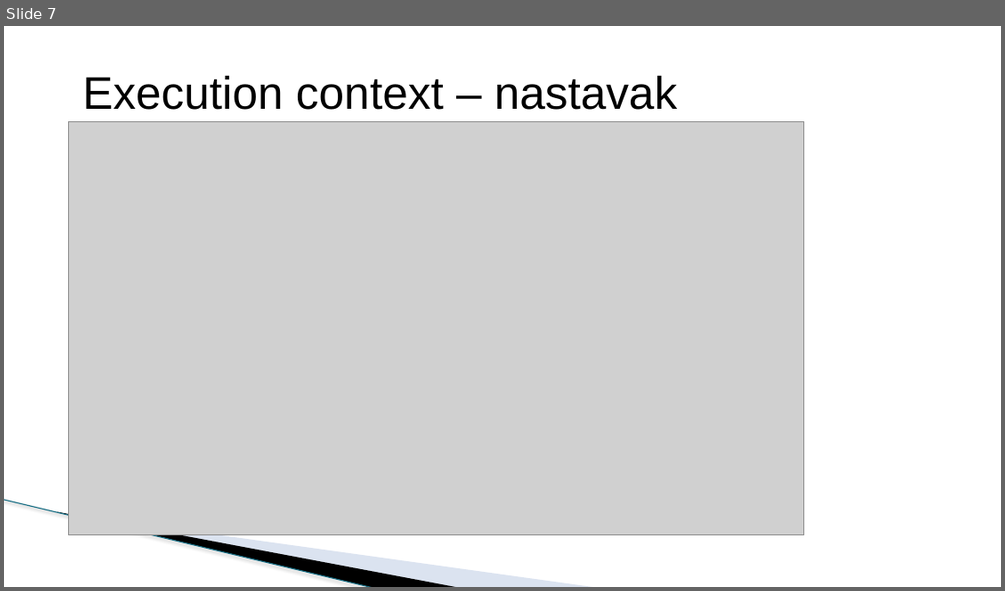
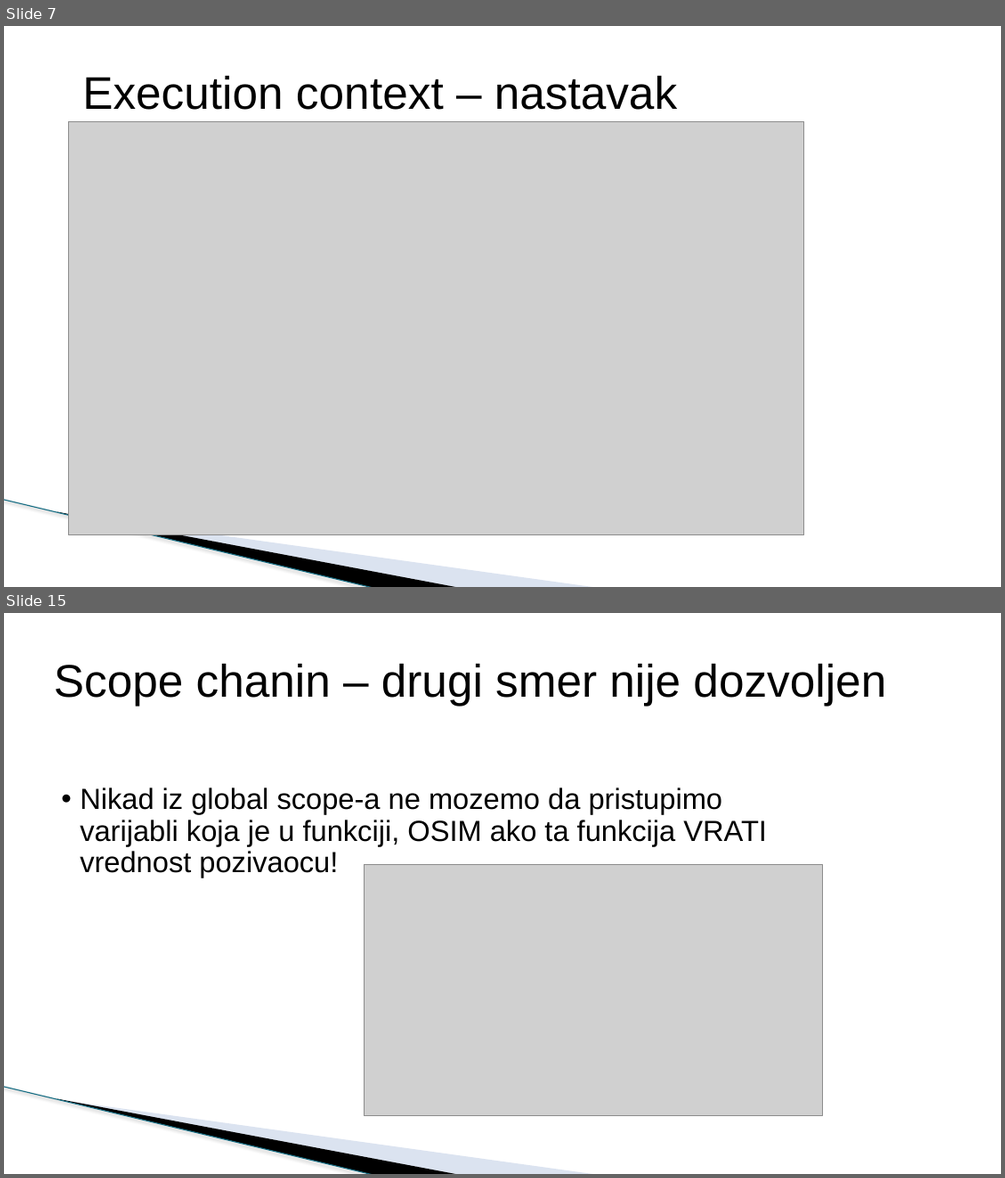
Before and after one commit to todalexcode/kurs-front-end, a slide deck: sesija-09/PPT/Front-End Developer-09.pptx. Shown one above the other, each under a label of ours: slide 7 before the commit, slides 7 and 15 after it; the slides between them are not shown. The pictures are 1005x591 and 1005x1178 pixels, drawn with LibreOffice and Linux fonts; fonts in the diff are those of the drawing; grey boxes stand for pictures; background and template pictures are left out. Boxes give left, top, right and bottom in pixels: in the first picture for what was removed or moved away, otherwise in the second. Text is boxed around its words. In the diff, an @@ line names an element or a change of style, - is before the commit and + after.

```diff
--- a/sesija-09/PPT/Front-End Developer-09.pptx
+++ b/sesija-09/PPT/Front-End Developer-09.pptx
@@ slide 15 added at <box>4,613,1001,1174</box>, background #FFFFFF; not listed: 3 template elements that a slide beside it also shows @@
@@ title added at <box>54,663,886,706</box>, 44 pt, text #000000 @@
+Scope chanin – drugi smer nije dozvoljen
@@ text added at <box>80,787,767,877</box>, 28 pt, text #000000 @@
+• Nikad iz global scope-a ne mozemo da pristupimo varijabli koja je u funkciji, OSIM ako ta funkcija VRATI vrednost pozivaocu!
@@ picture added at <box>364,865,822,1116</box> @@
```
Also in this commit, not shown: 1 slide changed, 9 other slides added, 6 other files.
